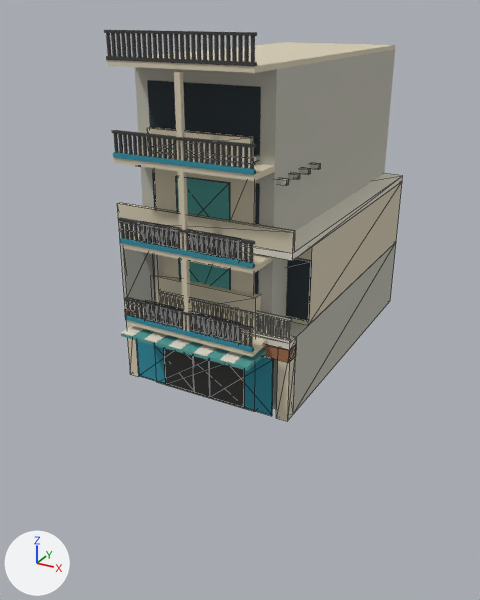
Renders of the glTF model vietsu/static/khong-gian/packs/ho-chi-minh-1975/props/nha/nha-pho.glb from each side of a commit.
Camera for both pictures: a camera (50 mm lens) standing at (13.4, -21.1, 15.5) and looking at (0.1, 3.0, 3.4). Arrows for +X, +Y and +Z are at lower left; the lights stay in place. The picture after the commit comes second. Mesh edges are drawn as thin lines on the coarser meshes. Where no turn or scale is listed for an object, it has been applied to the vertices.

Names of what the first picture shows: 'NhaA', 'NhaB', 'NhaC', 'NhaD'.
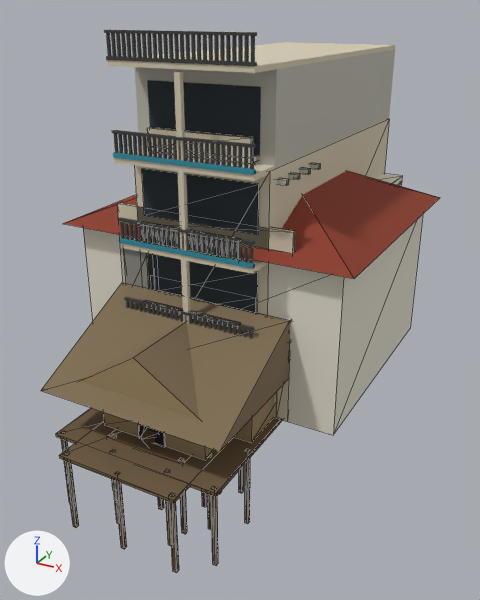
Pixel boxes [x1, y1, x2, y2] of what changed, in the pictures (480 x 600 px):
'XaBietThu', added
    after: [63, 171, 440, 435]
'LaB', added (brown)
    after: [41, 283, 291, 565]
'XaBeTong', added
    after: [134, 119, 389, 314]
'LaA', added (brown)
    after: [59, 322, 244, 573]
'LaC', added
    after: [180, 490, 222, 534]
'Ghe', added (mostly hidden)
    after: [141, 429, 158, 447]
'XaNgoi', added (mostly hidden)
    after: [274, 392, 277, 418]
'NhaA', unchanged, covered by the edit
    both: [117, 163, 402, 421]
'NhaD', unchanged, covered by the edit
    before: [142, 127, 256, 343]
    after: [142, 127, 256, 328]
'NhaC', unchanged, covered by the edit
    before: [155, 274, 261, 412]

The change, as a diff of the scene's bpy script:
```diff
--- a/vietsu/static/khong-gian/packs/ho-chi-minh-1975/props/nha/nha-pho.glb.py
+++ b/vietsu/static/khong-gian/packs/ho-chi-minh-1975/props/nha/nha-pho.glb.py
@@ me_xangoi @@
+me_xangoi.from_pydata(...)  # 14 vertices, 16 faces; spans x -3.9..3.9, y -6.4..6.4, z -2.9..2.9
+me_xangoi.materials.append(mat_nha)
@@ me_xabietthu @@
+me_xabietthu.from_pydata(...)  # 22 vertices, 26 faces; spans x -6.6..6.6, y -7.05..7.05, z -4.9..4.9
+me_xabietthu.materials.append(mat_nha)
@@ me_xabetong @@
+me_xabetong.from_pydata(...)  # 20 vertices, 16 faces; spans x -3.0..3.0, y -7.02..7.02, z -5.1..5.1
+me_xabetong.materials.append(mat_nha)
@@ me_lac @@
+me_lac.from_pydata(...)  # 52 vertices, 72 faces; spans x -2.1..2.1, y -3.9..3.9, z -2.95..2.95
+me_lac.materials.append(mat_nha)
@@ me_lab @@
+me_lab.from_pydata(...)  # 94 vertices, 138 faces; spans x -4.0..4.0, y -5.3..5.3, z -4.05..4.05
+me_lab.materials.append(mat_nha)
@@ me_laa @@
+me_laa.from_pydata(...)  # 102 vertices, 148 faces; spans x -3.0..3.0, y -5.9..5.9, z -3.8..3.8
+me_laa.materials.append(mat_nha)
@@ me_ghe @@
+me_ghe.from_pydata(...)  # 26 vertices, 32 faces; spans x -1.0..1.0, y -4.5..4.5, z -0.9..0.9
+me_ghe.materials.append(mat_nha)
@@ ob_xangoi @@
+ob_xangoi = bpy.data.objects.new('XaNgoi', me_xangoi)
+ob_xangoi.location = (0.0, 6.0, 2.9)
@@ ob_xabietthu @@
+ob_xabietthu = bpy.data.objects.new('XaBietThu', me_xabietthu)
+ob_xabietthu.location = (0.0, 4.55, 4.9)
@@ ob_xabetong @@
+ob_xabetong = bpy.data.objects.new('XaBeTong', me_xabetong)
+ob_xabetong.location = (0.0, 6.97, 5.1)
@@ ob_lac @@
+ob_lac = bpy.data.objects.new('LaC', me_lac)
+ob_lac.location = (0.0, -0.5, -0.55)
@@ ob_lab @@
+ob_lab = bpy.data.objects.new('LaB', me_lab)
+ob_lab.location = (0.0, -0.1, 0.55)
@@ ob_laa @@
+ob_laa = bpy.data.objects.new('LaA', me_laa)
+ob_laa.location = (0.0, -0.3, 0.3)
@@ ob_ghe @@
+ob_ghe = bpy.data.objects.new('Ghe', me_ghe)
+ob_ghe.location = (0.0, 0.0, 0.65)
```
